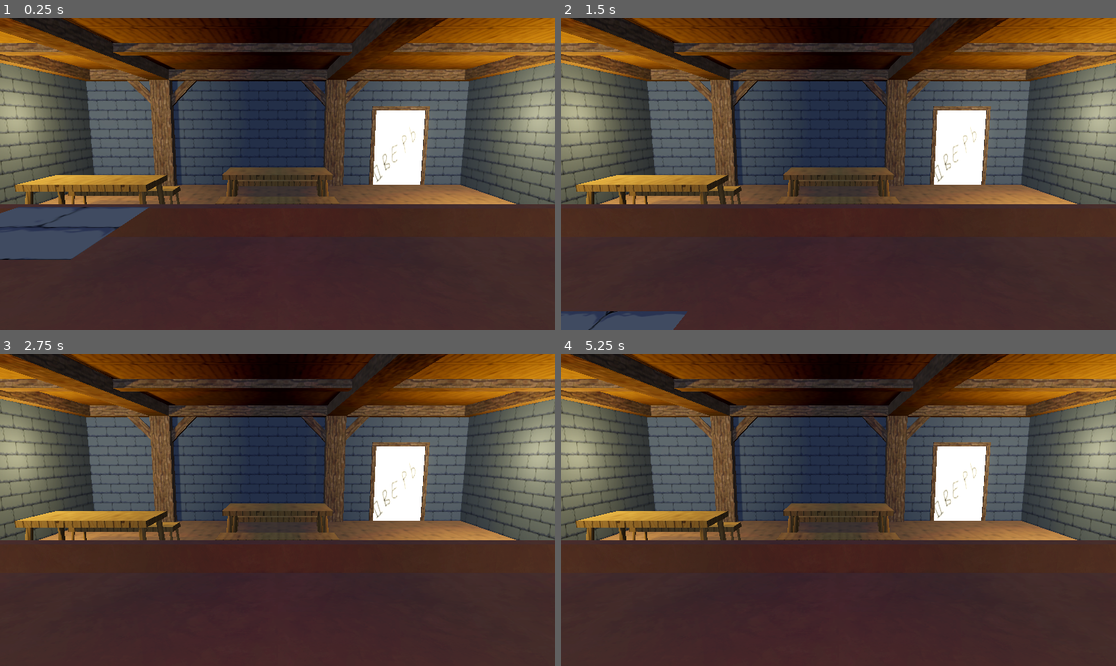
Above: before the commit, frames 1-4 (two rows, left to right).
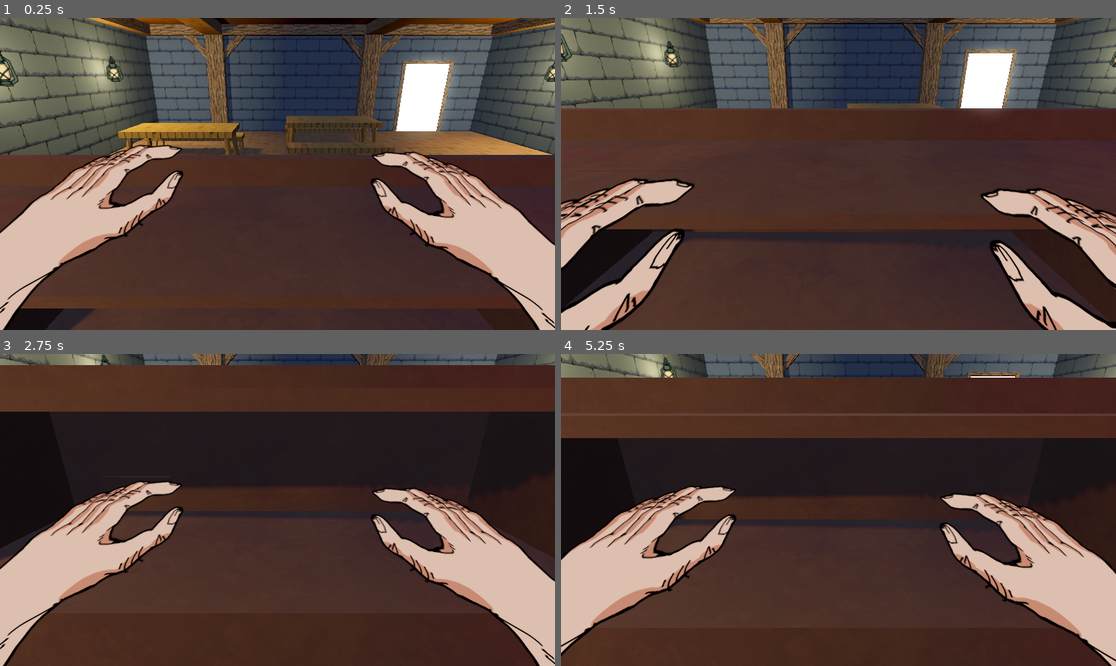
Above: after the commit, the same moments.

Repository: FinishedGames/FinishedGame3
Game: Godot game, scene res://Scenes/Tavern.tscn
Same seed, same stepped clock (60 frames per second), same inputs: the game is played once before the commit and once after it.
Inputs:
- Up to frame 1 (0.25 s): no input
- Up to frame 2 (1.5 s): tap Enter at 0.5 s; hold Shift (Shift) 0.53-1.28 s; tap Space at 1.25 s; tap Shift (Shift) at 1.35 s
- Up to frame 3 (2.75 s): tap Enter at 2 s; hold Shift (Shift) from 2.03 s (still down)
- Up to frame 4 (5.25 s): tap Space at 2.75, 4.25 s; release Shift (Shift) at 2.78 s; tap Shift (Shift) at 2.85, 4.35 s; tap Enter at 3.5 s; hold Shift (Shift) 3.53-4.28 s; hold Shift (Shift) from 5.03 s (still down)

The runs differ from the first frame. In frame 1, 61% of the frame differs, in the area x 0-100%, y 0-100%; in frame 2, 64%; in frame 3, 67%; in frame 4, 67%.

Commit message:
added lamps and hands textures
Drawn by the one and only Siegfried

Diff:
--- a/Resources/Materials/dark_wood_mat.tres
+++ b/Resources/Materials/dark_wood_mat.tres
@@ -1,8 +1,8 @@
 [gd_resource type="StandardMaterial3D" load_steps=2 format=3 uid="uid://bgpg6vl4ksb8g"]
 
-[ext_resource type="Texture2D" uid="uid://cg8lc3gkgncrw" path="res://Resources/Textures/dark_wood.jpg" id="1_p0icy"]
+[ext_resource type="Texture2D" uid="uid://bn77krfusc83f" path="res://Resources/Textures/dark_oak.PNG" id="1_ah0a1"]
 
 [resource]
 specular_mode = 1
-albedo_texture = ExtResource("1_p0icy")
+albedo_texture = ExtResource("1_ah0a1")
 uv1_triplanar = true
--- a/Resources/Materials/stone_mat.tres
+++ b/Resources/Materials/stone_mat.tres
@@ -5,6 +5,6 @@
 [resource]
 specular_mode = 1
 albedo_texture = ExtResource("1_r108c")
-uv1_scale = Vector3(2, 2, 2)
+uv1_scale = Vector3(1.5, 1.5, 1.5)
 uv1_triplanar = true
 uv1_world_triplanar = true
--- a/Scenes/Player.tscn
+++ b/Scenes/Player.tscn
@@ -1,15 +1,15 @@
-[gd_scene load_steps=4 format=3 uid="uid://do637wmdlwagv"]
+[gd_scene load_steps=3 format=3 uid="uid://do637wmdlwagv"]
 
 [ext_resource type="Script" path="res://Scripts/Player.gd" id="1_tguqv"]
-[ext_resource type="Texture2D" uid="uid://bc3v6ufl4eb60" path="res://Resources/Textures/table_1.PNG" id="2_puuo1"]
-[ext_resource type="Texture2D" uid="uid://br1v1m2hxe6t2" path="res://Resources/Textures/stone.PNG" id="3_wymny"]
+[ext_resource type="Texture2D" uid="uid://c1yv5r8cilq5m" path="res://Resources/Textures/hand.PNG" id="2_pohte"]
 
 [node name="Player" type="Node3D"]
 script = ExtResource("1_tguqv")
 Y_DELTA = 0.7
 
 [node name="Camera3D" type="Camera3D" parent="."]
-transform = Transform3D(1, 0, 0, 0, 0.964095, 0.265556, 0, -0.265556, 0.964095, 0, 0, 0)
+transform = Transform3D(1, 0, 0, 0, 0.939692, 0.34202, 0, -0.34202, 0.939692, 0, 0, 0)
+fov = 60.0
 
 [node name="HorizontalTimer" type="Timer" parent="."]
 wait_time = 0.1
@@ -18,15 +18,20 @@
 wait_time = 0.3
 
 [node name="LeftHand" type="Node3D" parent="."]
-transform = Transform3D(1, 0, 0, 0, 1, 0, 0, 0, 1, -0.489348, -0.285983, -0.680003)
+transform = Transform3D(1, 0, 0, 0, 1, 0, 0, 0, 1, -0.35, -0.286, -0.68)
 
 [node name="Sprite3D" type="Sprite3D" parent="LeftHand"]
-transform = Transform3D(0.05, 0, 0, 0, -2.18557e-09, -0.05, 0, 0.05, -2.18557e-09, 0, 0, 0)
-texture = ExtResource("2_puuo1")
+transform = Transform3D(1, 0, 0, 0, -0.388229, -0.965926, 0, 1.44889, -0.258819, 0, 0, 0.4)
+flip_v = true
+pixel_size = 0.0003
+texture = ExtResource("2_pohte")
 
 [node name="RightHand" type="Node3D" parent="."]
-transform = Transform3D(1, 0, 0, 0, 1, 0, 0, 0, 1, 0.451217, -0.305048, -0.686359)
+transform = Transform3D(1, 0, 0, 0, 1, 0, 0, 0, 1, 0.35, -0.305, -0.68)
 
 [node name="Sprite3D" type="Sprite3D" parent="RightHand"]
-transform = Transform3D(0.05, 0, 0, 0, -2.18557e-09, -0.05, 0, 0.05, -2.18557e-09, 0, 0, 0)
-texture = ExtResource("3_wymny")
+transform = Transform3D(1, 0, 0, 0, -0.388229, -0.965926, 0, 1.44889, -0.258819, 0, 0, 0.4)
+flip_h = true
+flip_v = true
+pixel_size = 0.0003
+texture = ExtResource("2_pohte")
--- a/Scenes/Tavern.tscn
+++ b/Scenes/Tavern.tscn
@@ -7,6 +7,8 @@
 [ext_resource type="Material" uid="uid://ch4kaal46h6e0" path="res://Resources/Materials/table_mat_1.tres" id="5_evvb8"]
 [ext_resource type="Texture2D" uid="uid://bq33y8qn4aco3" path="res://Resources/Textures/temp_door.png" id="5_kt7t3"]
 [ext_resource type="PackedScene" uid="uid://do637wmdlwagv" path="res://Scenes/Player.tscn" id="6_w34x8"]
+[ext_resource type="Texture2D" uid="uid://dsv0jc1tpewi" path="res://Resources/Textures/lamp.PNG" id="7_amwxd"]
+[ext_resource type="Texture2D" uid="uid://bc3v6ufl4eb60" path="res://Resources/Textures/table_1.PNG" id="7_rxge8"]
 
 [sub_resource type="PlaneMesh" id="PlaneMesh_7l8aw"]
 size = Vector2(10, 10)
@@ -36,6 +38,7 @@
 top_radius = 0.05
 bottom_radius = 0.05
 height = 0.75
+radial_segments = 8
 
 [sub_resource type="BoxMesh" id="BoxMesh_y25w7"]
 size = Vector3(2, 0.1, 0.5)
@@ -44,6 +47,7 @@
 top_radius = 0.025
 bottom_radius = 0.025
 height = 0.4
+radial_segments = 8
 
 [sub_resource type="BoxMesh" id="BoxMesh_8w6x8"]
 size = Vector3(0.1, 2, 0.1)
@@ -53,6 +57,8 @@
 
 [sub_resource type="StandardMaterial3D" id="StandardMaterial3D_6bhty"]
 albedo_texture = ExtResource("5_kt7t3")
+emission_enabled = true
+emission = Color(0.667969, 0.867706, 1, 1)
 
 [sub_resource type="PlaneMesh" id="PlaneMesh_0flxf"]
 size = Vector2(1.4, 2)
@@ -82,6 +88,24 @@
 [sub_resource type="BoxMesh" id="BoxMesh_1i66b"]
 size = Vector3(10, 0.4, 1)
 
+[sub_resource type="StandardMaterial3D" id="StandardMaterial3D_3m551"]
+specular_mode = 1
+albedo_texture = ExtResource("7_rxge8")
+uv1_offset = Vector3(0, 2.5, 0)
+uv1_triplanar = true
+uv1_triplanar_sharpness = 7.21
+
+[sub_resource type="CylinderMesh" id="CylinderMesh_b2cxq"]
+top_radius = 0.25
+bottom_radius = 0.25
+height = 0.7
+radial_segments = 12
+
+[sub_resource type="CylinderMesh" id="CylinderMesh_m0tnp"]
+top_radius = 0.005
+bottom_radius = 0.005
+height = 0.35
+
 [node name="Tavern" type="Node3D"]
 
 [node name="Background" type="Node3D" parent="."]
@@ -378,7 +402,7 @@
 mesh = SubResource("BoxMesh_wc7oi")
 
 [node name="MeshInstance3D4" type="MeshInstance3D" parent="Background/Door"]
-transform = Transform3D(1, 0, 0, 0, -4.37114e-08, -1, 0, 1, -4.37114e-08, 0, 1, 0.025)
+transform = Transform3D(1, 0, 0, 0, -4.37114e-08, -1, 0, 1, -4.37114e-08, 0, 1, 0.0304965)
 material_override = SubResource("StandardMaterial3D_6bhty")
 mesh = SubResource("PlaneMesh_0flxf")
 
@@ -432,38 +456,15 @@
 material_override = ExtResource("5_evvb8")
 mesh = SubResource("BoxMesh_c3462")
 
-[node name="Head" type="Node3D" parent="."]
-transform = Transform3D(1, 0, 0, 0, 1, 0, 0, 0, 1, 0, 1.7, 4)
-
-[node name="Camera3D" type="Camera3D" parent="Head"]
-transform = Transform3D(1, 0, 0, 0, 0.988049, 0.154141, 0, -0.154141, 0.988049, 0, 0, 0)
-fov = 50.0
+[node name="Barrel" type="Node3D" parent="Bar"]
+transform = Transform3D(1, 0, 0, 0, 1, 0, 0, 0, 1, 4.5, 1.3, 2.5)
+
+[node name="MeshInstance3D" type="MeshInstance3D" parent="Bar/Barrel"]
+transform = Transform3D(-4.37114e-08, -1, 0, 1, -4.37114e-08, 0, 0, 0, 1, 0, 0, 0)
+material_override = SubResource("StandardMaterial3D_3m551")
+mesh = SubResource("CylinderMesh_b2cxq")
 
 [node name="Lights" type="Node3D" parent="."]
-
-[node name="OmniLight3D" type="OmniLight3D" parent="Lights"]
-transform = Transform3D(1, 0, 0, 0, 1, 0, 0, 0, 1, -4.5, 1.8, 0)
-light_color = Color(0.777344, 0.658351, 0.376526, 1)
-light_energy = 3.5
-shadow_enabled = true
-
-[node name="OmniLight3D2" type="OmniLight3D" parent="Lights"]
-transform = Transform3D(1, 0, 0, 0, 1, 0, 0, 0, 1, -4.5, 1.8, -2.5)
-light_color = Color(0.777344, 0.658351, 0.376526, 1)
-light_energy = 3.5
-shadow_enabled = true
-
-[node name="OmniLight3D3" type="OmniLight3D" parent="Lights"]
-transform = Transform3D(1, 0, 0, 0, 1, 0, 0, 0, 1, 4.5, 1.8, 0)
-light_color = Color(0.777344, 0.658351, 0.376526, 1)
-light_energy = 3.5
-shadow_enabled = true
-
-[node name="OmniLight3D4" type="OmniLight3D" parent="Lights"]
-transform = Transform3D(1, 0, 0, 0, 1, 0, 0, 0, 1, 4.5, 1.8, -2.5)
-light_color = Color(0.777344, 0.658351, 0.376526, 1)
-light_energy = 3.5
-shadow_enabled = true
 
 [node name="OmniLight3D5" type="OmniLight3D" parent="Lights"]
 transform = Transform3D(1, 0, 0, 0, 1, 0, 0, 0, 1, -3, 1.8, 4.5)
@@ -477,8 +478,60 @@
 light_energy = 3.5
 shadow_enabled = true
 
+[node name="Lamp" type="Node3D" parent="Lights"]
+transform = Transform3D(1, 0, 0, 0, 1, 0, 0, 0, 1, -4.7, 1.8, 0)
+
+[node name="Sprite3D" type="Sprite3D" parent="Lights/Lamp"]
+pixel_size = 0.0005
+texture = ExtResource("7_amwxd")
+
+[node name="OmniLight3D" type="OmniLight3D" parent="Lights/Lamp"]
+light_color = Color(0.777344, 0.658351, 0.376526, 1)
+light_energy = 3.5
+shadow_enabled = true
+
+[node name="MeshInstance3D" type="MeshInstance3D" parent="Lights/Lamp"]
+transform = Transform3D(-4.37114e-08, -1, 0, 1, -4.37114e-08, 0, 0, 0, 1, -0.15, 0.2, 0)
+mesh = SubResource("CylinderMesh_m0tnp")
+
+[node name="Lamp2" type="Node3D" parent="Lights"]
+transform = Transform3D(1, 0, 0, 0, 1, 0, 0, 0, 1, -4.7, 1.8, -2.5)
+
+[node name="Sprite3D" type="Sprite3D" parent="Lights/Lamp2"]
+pixel_size = 0.0005
+texture = ExtResource("7_amwxd")
+
+[node name="OmniLight3D" type="OmniLight3D" parent="Lights/Lamp2"]
+light_color = Color(0.777344, 0.658351, 0.376526, 1)
+light_energy = 3.5
+shadow_enabled = true
+
+[node name="Lamp3" type="Node3D" parent="Lights"]
+transform = Transform3D(1, 0, 0, 0, 1, 0, 0, 0, 1, 4.7, 1.8, 0)
+
+[node name="Sprite3D" type="Sprite3D" parent="Lights/Lamp3"]
+pixel_size = 0.0005
+texture = ExtResource("7_amwxd")
+
+[node name="OmniLight3D" type="OmniLight3D" parent="Lights/Lamp3"]
+light_color = Color(0.777344, 0.658351, 0.376526, 1)
+light_energy = 3.5
+shadow_enabled = true
+
+[node name="Lamp4" type="Node3D" parent="Lights"]
+transform = Transform3D(1, 0, 0, 0, 1, 0, 0, 0, 1, 4.7, 1.8, -2.5)
+
+[node name="Sprite3D" type="Sprite3D" parent="Lights/Lamp4"]
+pixel_size = 0.0005
+texture = ExtResource("7_amwxd")
+
+[node name="OmniLight3D" type="OmniLight3D" parent="Lights/Lamp4"]
+light_color = Color(0.777344, 0.658351, 0.376526, 1)
+light_energy = 3.5
+shadow_enabled = true
+
 [node name="Player" parent="." node_paths=PackedStringArray("POS_1", "POS_2", "POS_3", "POS_4") instance=ExtResource("6_w34x8")]
-transform = Transform3D(1, 0, 0, 0, 1, 0, 0, 0, 1, 0, 1.3468, 3.64326)
+transform = Transform3D(1, 0, 0, 0, 1, 0, 0, 0, 1, 0, 1.6, 3.643)
 POS_1 = NodePath("../One")
 POS_2 = NodePath("../Two")
 POS_3 = NodePath("../Three")
@@ -495,3 +548,5 @@
 
 [node name="Four" type="Marker3D" parent="."]
 transform = Transform3D(1, 0, 0, 0, 1, 0, 0, 0, 1, 3.91897, 1.67564, 3.66547)
+
+[editable path="Player"]
Binary file added: Resources/Textures/dark_oak.PNG
Not shown, added: Resources/Textures/dark_oak.PNG.import
Binary file added: Resources/Textures/hand.PNG
Not shown, added: Resources/Textures/hand.PNG.import
Binary file added: Resources/Textures/lamp.PNG
Not shown, added: Resources/Textures/lamp.PNG.import
Not shown: 1 places in Scenes/Tavern.tscn that only renumber resources
